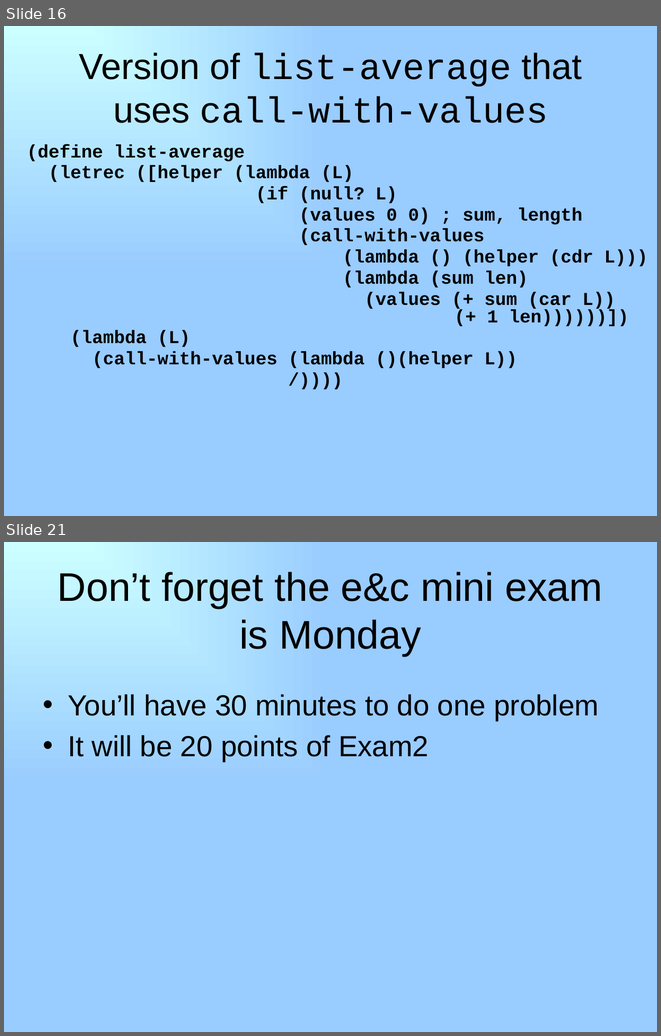
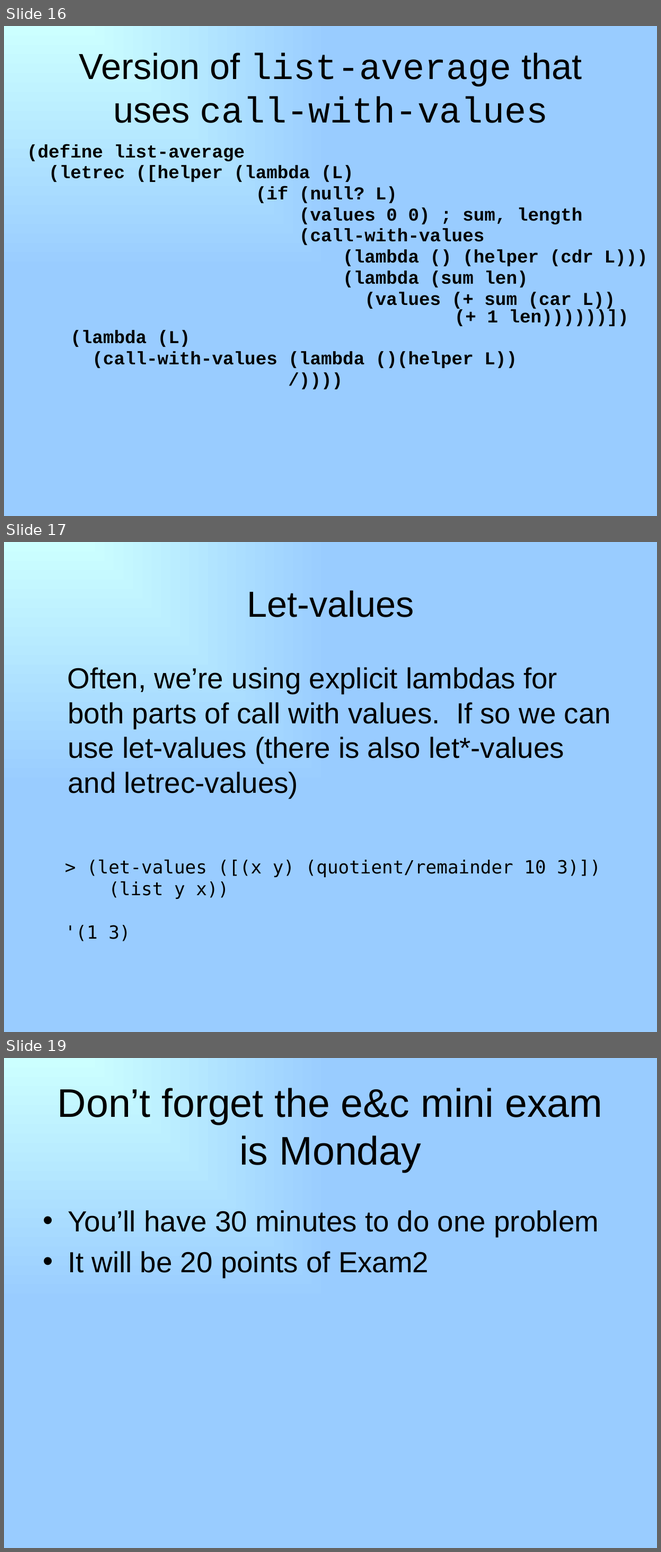
Before and after one commit to RHIT-CSSE/csse304, a slide deck: ClassMaterials/Memoization/memoization.pptx. Shown one above the other, each under a label of ours: slides 16 and 21 before the commit, slides 16, 17 and 19 after it; the slides between them are not shown. The pictures are 661x1036 and 661x1552 pixels, drawn with LibreOffice and Linux fonts; fonts in the diff are those of the drawing. Boxes give left, top, right and bottom in pixels: in the first picture for what was removed or moved away, otherwise in the second. Text is boxed around its words. In the diff, an @@ line names an element or a change of style, - is before the commit and + after.

```diff
--- a/ClassMaterials/Memoization/memoization.pptx
+++ b/ClassMaterials/Memoization/memoization.pptx
@@ slide 17 added at box(4, 542, 657, 1032), background gradient #CCFFFF to #99CCFF @@
@@ title added at box(247, 590, 414, 617), 40 pt, text #000000 @@
+Let-values
@@ text added at box(67, 667, 611, 798), 32 pt, text #000000 @@
+Often, we’re using explicit lambdas for both parts of call with values. If so we can use let-values (there is also let*-values and letrec-values)
@@ text added at box(65, 859, 601, 941), 20 pt, text #000000 @@
+> (let-values ([(x y) (quotient/remainder 10 3)])
+(list y x))
+'(1 3)
@@ what was slide 21 is now slide 19 @@
```
Also in this commit, not shown: 2 slides changed, 3 slides removed, 1 other file.
